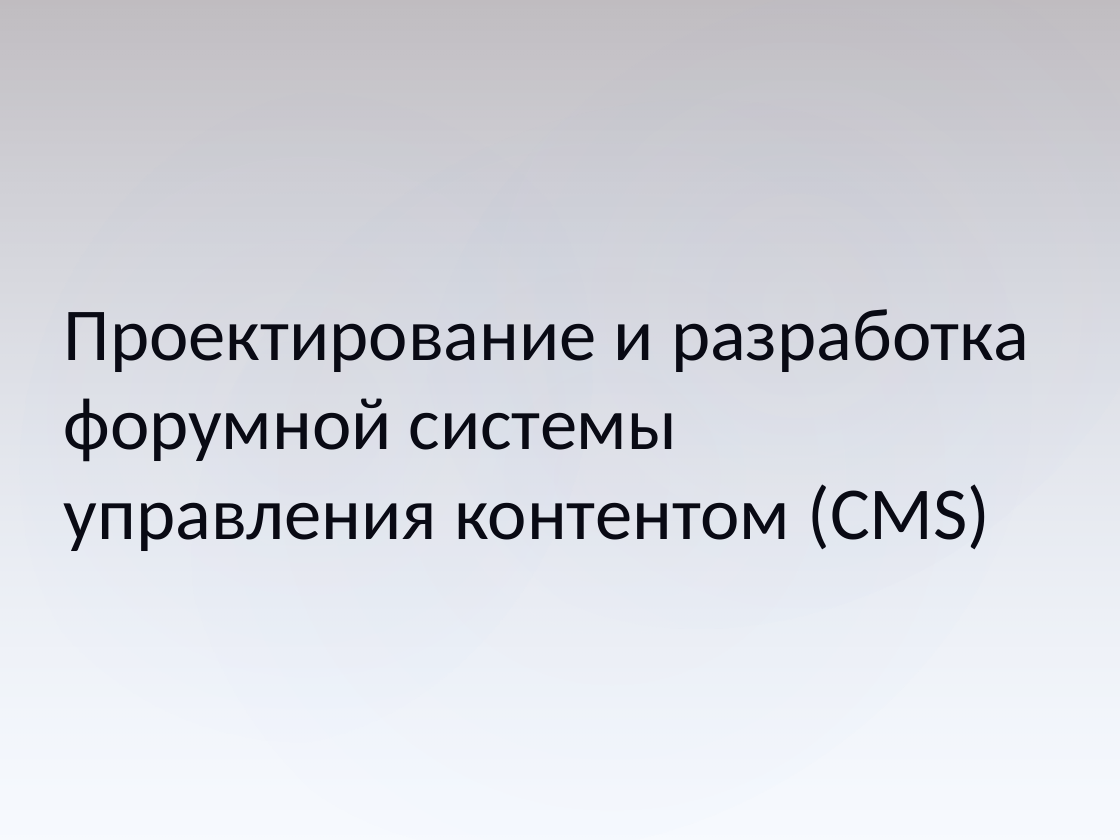
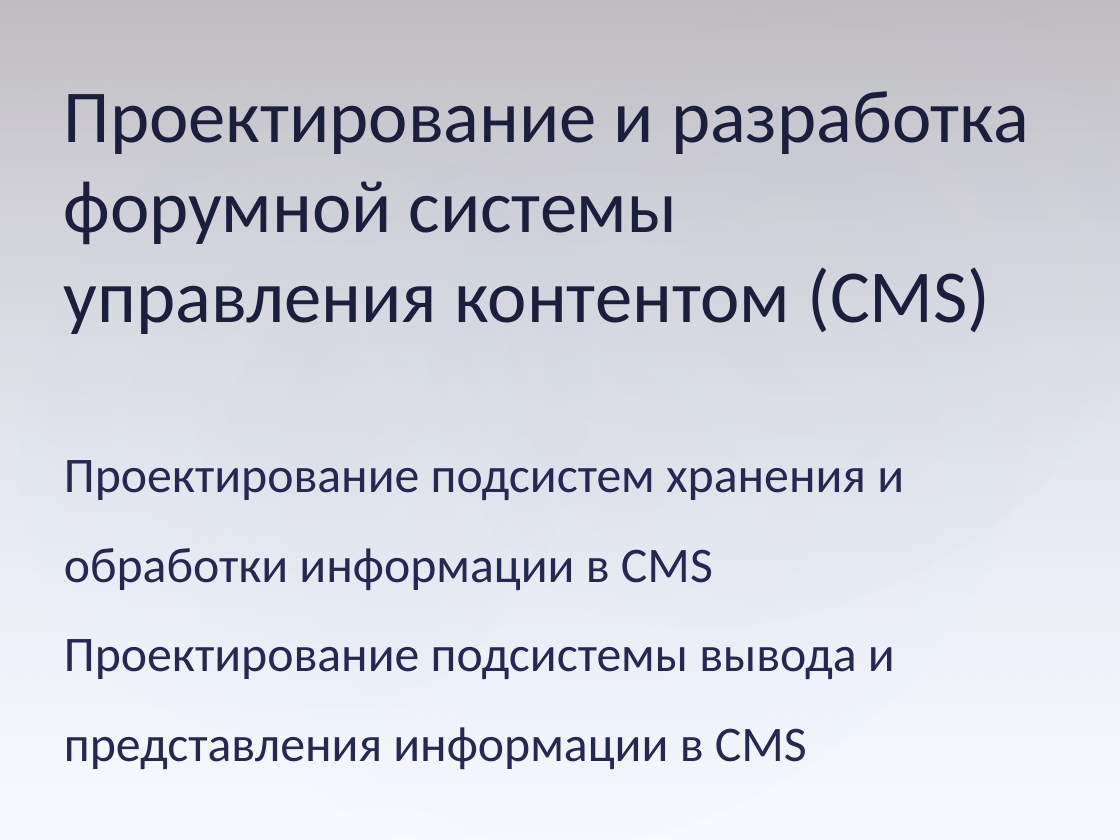
Before and after one commit to serpikovs/in40, a slide deck: slide 1 of !docs/common.pptx. Drawn at 1120x840 pixels with LibreOffice and Linux fonts; fonts in the diff are those of the drawing. Boxes give left, top, right and bottom in pixels: in the first picture for what was removed or moved away, otherwise in the second. Text is boxed around its words. In the diff, an @@ line names an element or a change of style, - is before the commit and + after.

```diff
--- a/!docs/common.pptx
+++ b/!docs/common.pptx
@@ text "Проектирование и разработка форумной системы ...": place and size @@
-text "Проектирование и разработка форумной системы ..." at [64,309,1029,551]
+text "Проектирование и разработка форумной системы ..." at [64,91,1029,334]
@@ text "Проектирование и разработка форумной системы ..." at [64,91,1029,334]: text colour #090A14 to #1B1E3E @@
@@ text added at [64,460,904,769], 32 pt, text #242852 @@
+Проектирование подсистем хранения и обработки информации в CMS
+Проектирование подсистемы вывода и представления информации в CMS
```
Also in this commit, not shown: 34 other slides changed.
